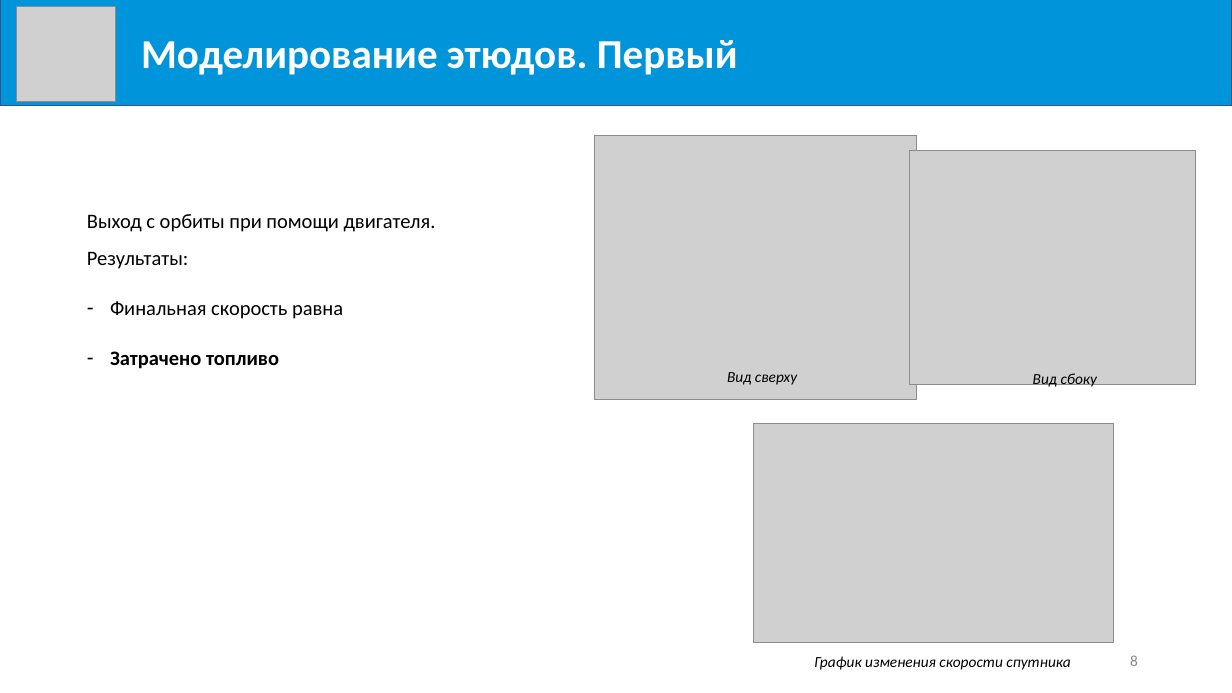
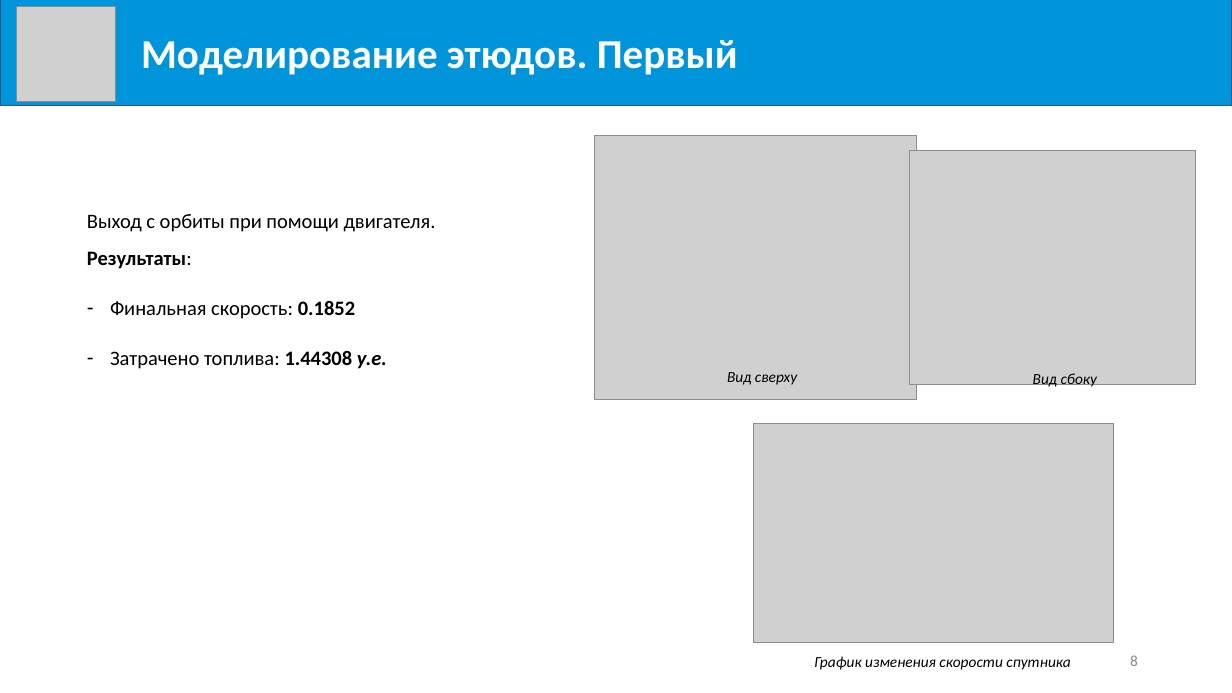
Before and after one commit to Milirik/diploma, a slide deck: slide 8 of Mikheev-K_V.pptx. Drawn at 1232x693 pixels with LibreOffice and Linux fonts; fonts in the diff are those of the drawing; grey boxes stand for pictures. Boxes give left, top, right and bottom in pixels: in the first picture for what was removed or moved away, otherwise in the second. Text is boxed around its words. In the diff, an @@ line names an element or a change of style, - is before the commit and + after.

```diff
--- a/Mikheev-K_V.pptx
+++ b/Mikheev-K_V.pptx
@@ text at (87, 214, 436, 269): bold on in "Результаты:" @@
@@ text at (110, 301, 387, 369): text changed @@
-– Финальная скорость равна
-– Затрачено топливо
+– Финальная скорость: 0.1852
+– Затрачено топлива: 1.44308 у.е.
```
Also in this commit, not shown: 6 other slides changed, 1 other file.
